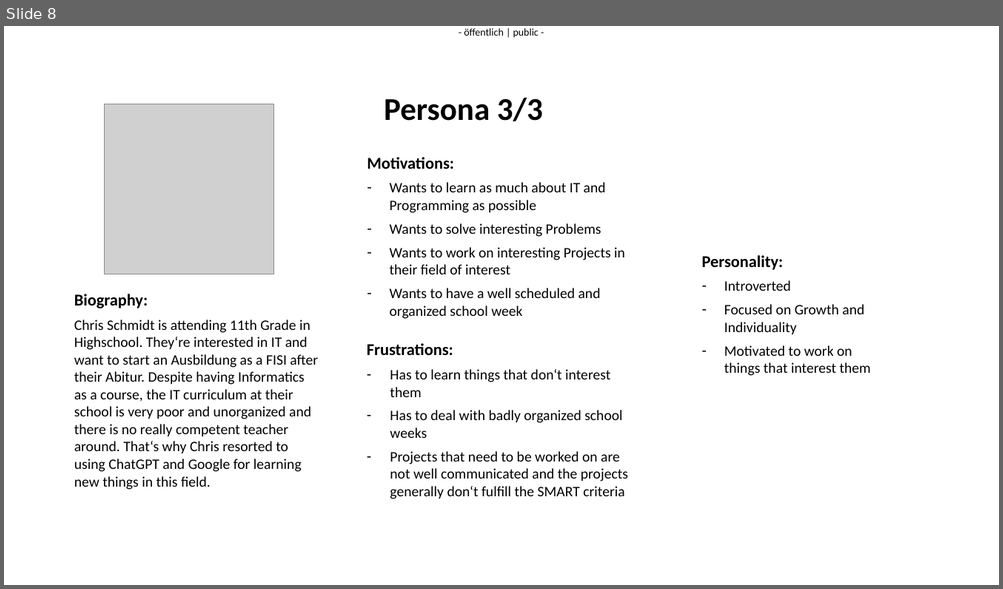
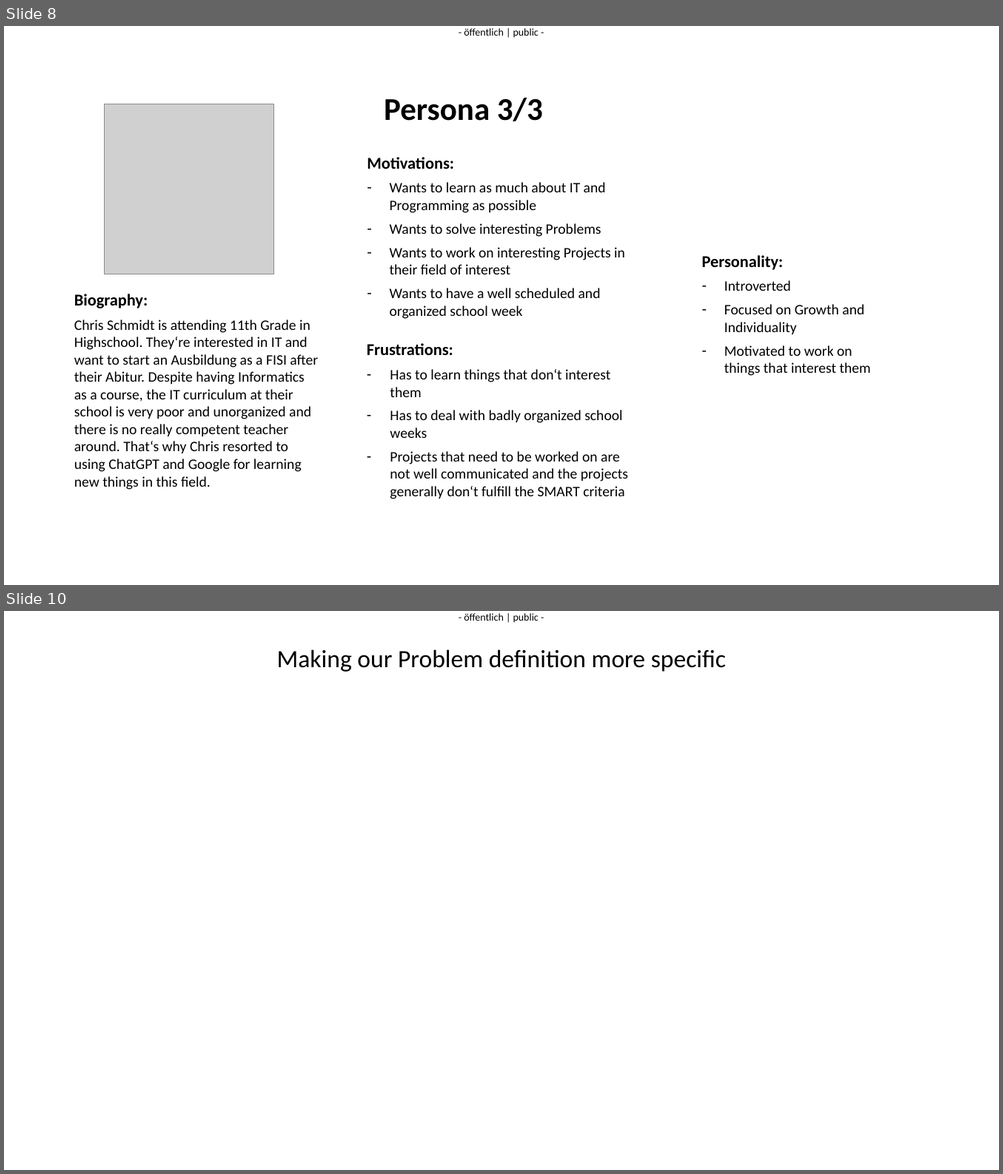
Before and after one commit to SHaf101/BS2023Hackathon, a slide deck: Portfolio.pptx. Shown one above the other, each under a label of ours: slide 8 before the commit, slides 8 and 10 after it; the slides between them are not shown. The pictures are 1003x589 and 1003x1174 pixels, drawn with LibreOffice and Linux fonts; fonts in the diff are those of the drawing; grey boxes stand for pictures. Boxes give left, top, right and bottom in pixels: in the first picture for what was removed or moved away, otherwise in the second. Text is boxed around its words. In the diff, an @@ line names an element or a change of style, - is before the commit and + after.

```diff
--- a/Portfolio.pptx
+++ b/Portfolio.pptx
@@ slide 10 added at [4, 611, 999, 1170], background #FFFFFF; not listed: 1 template element that a slide beside it also shows @@
@@ text added at [277, 649, 726, 672], 24 pt, text #000000 @@
+Making our Problem definition more specific
```
Also in this commit, not shown: 1 other slide added.
